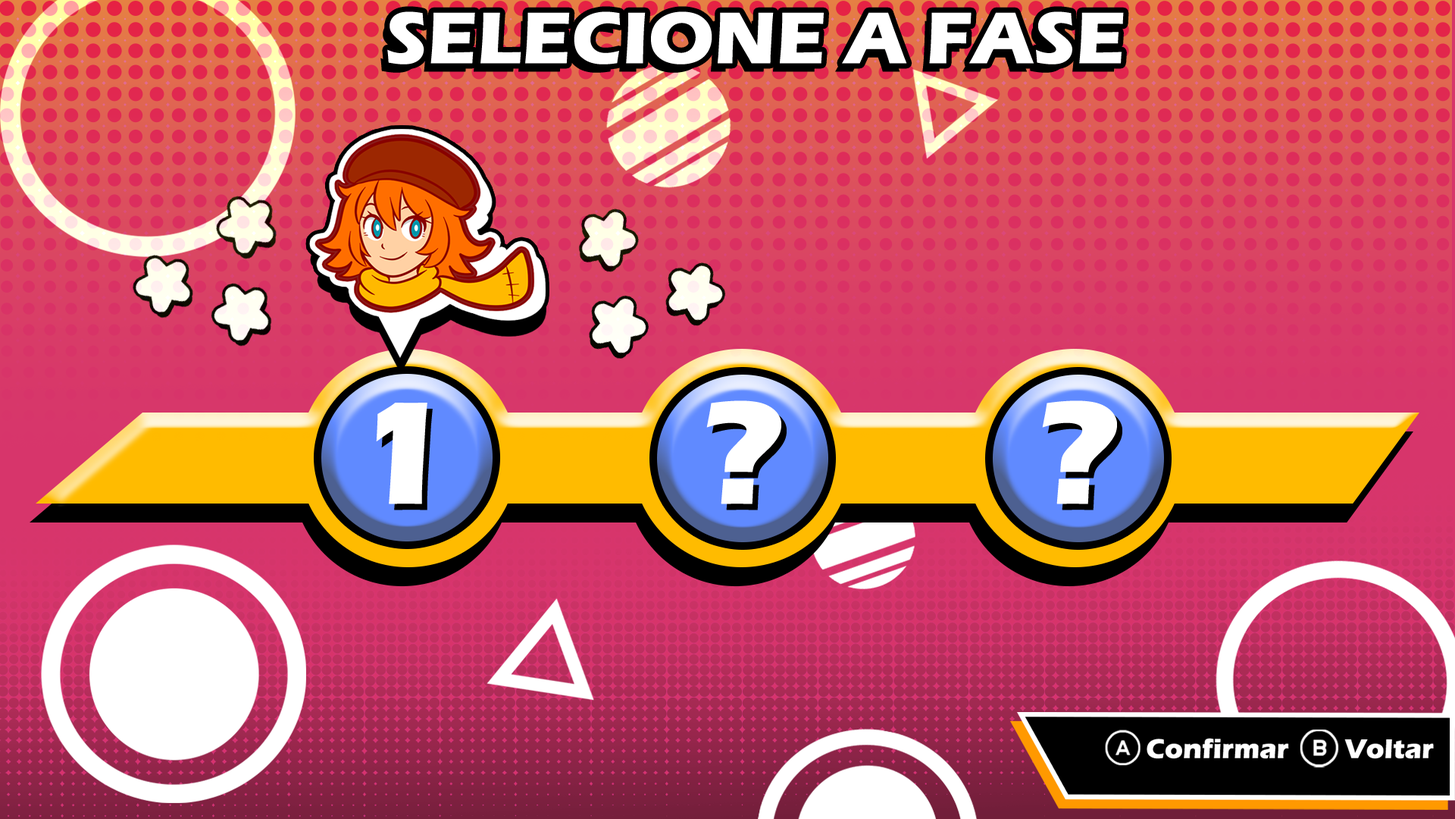
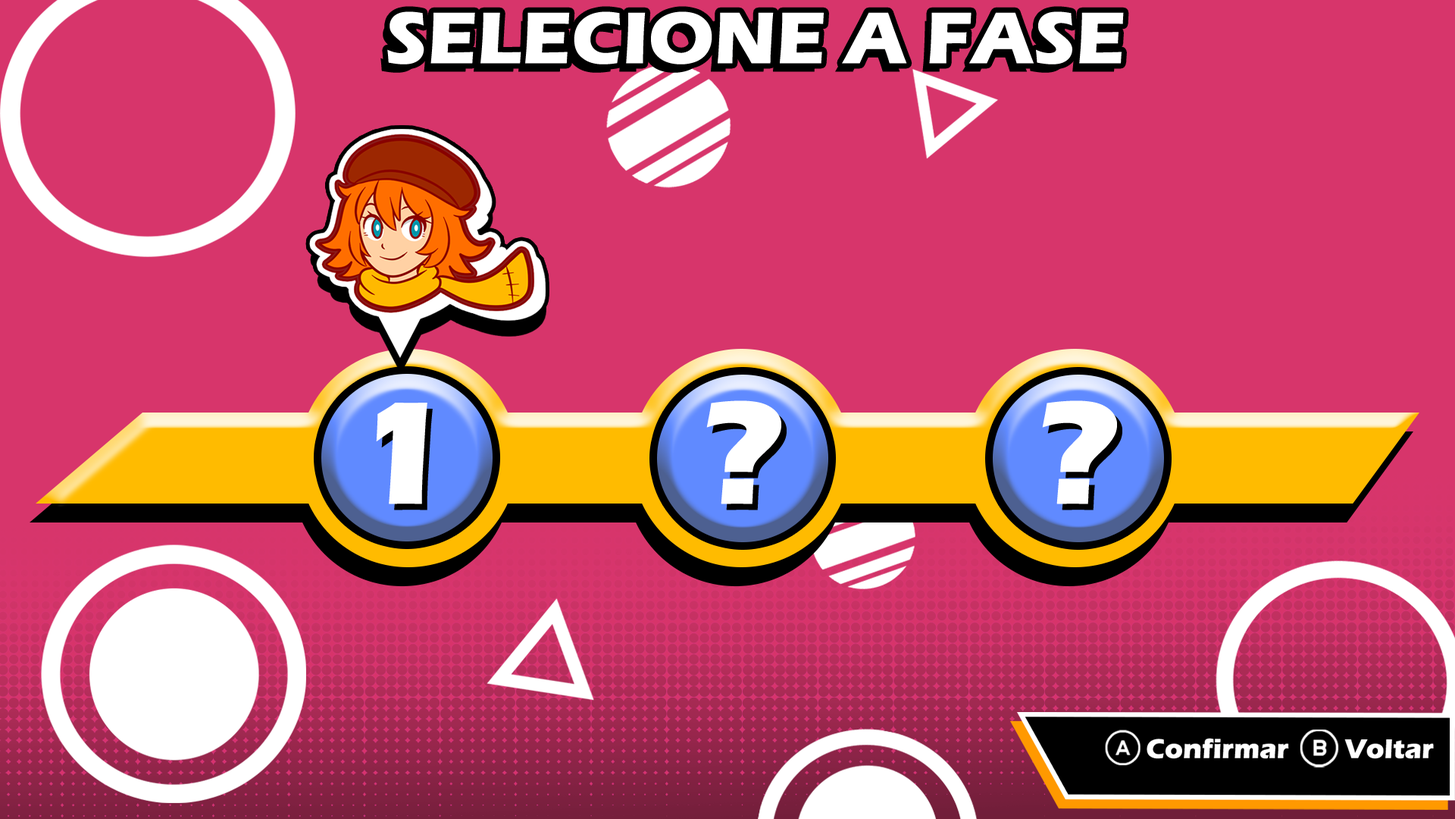
Layers edited between the first and the second (1455, 819) image:
hid group "Sprites que aparecem ao clicar" (3 layers) over [0, 0, 1453, 399]
